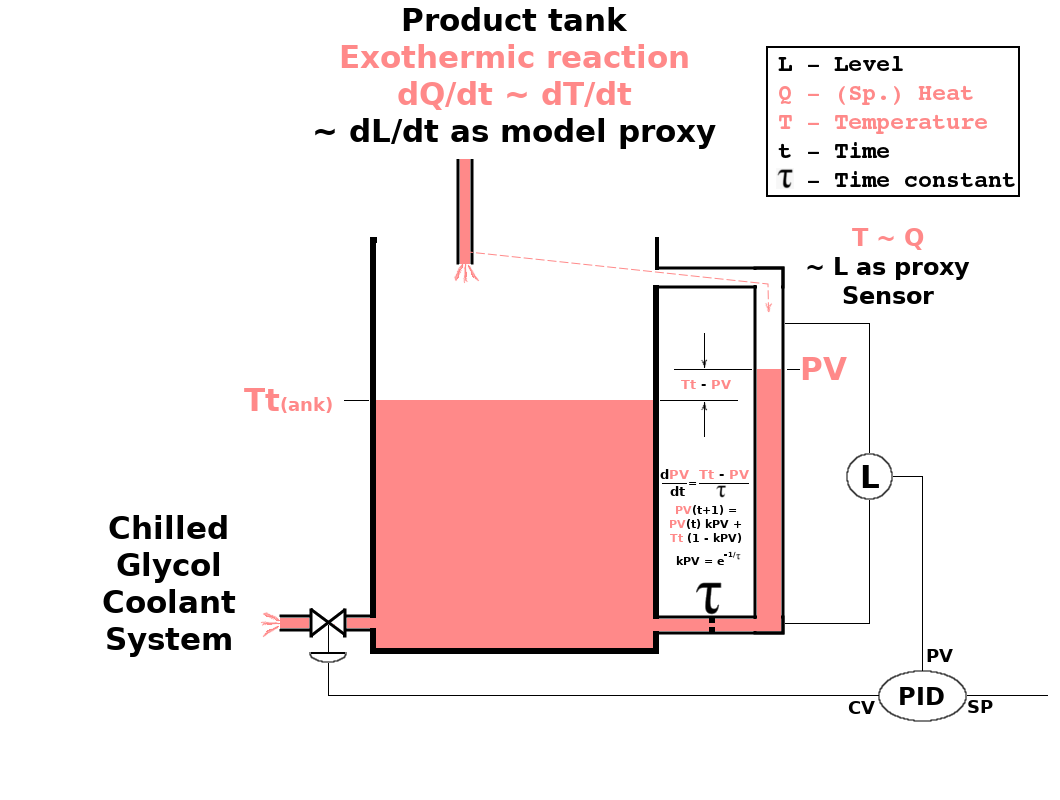
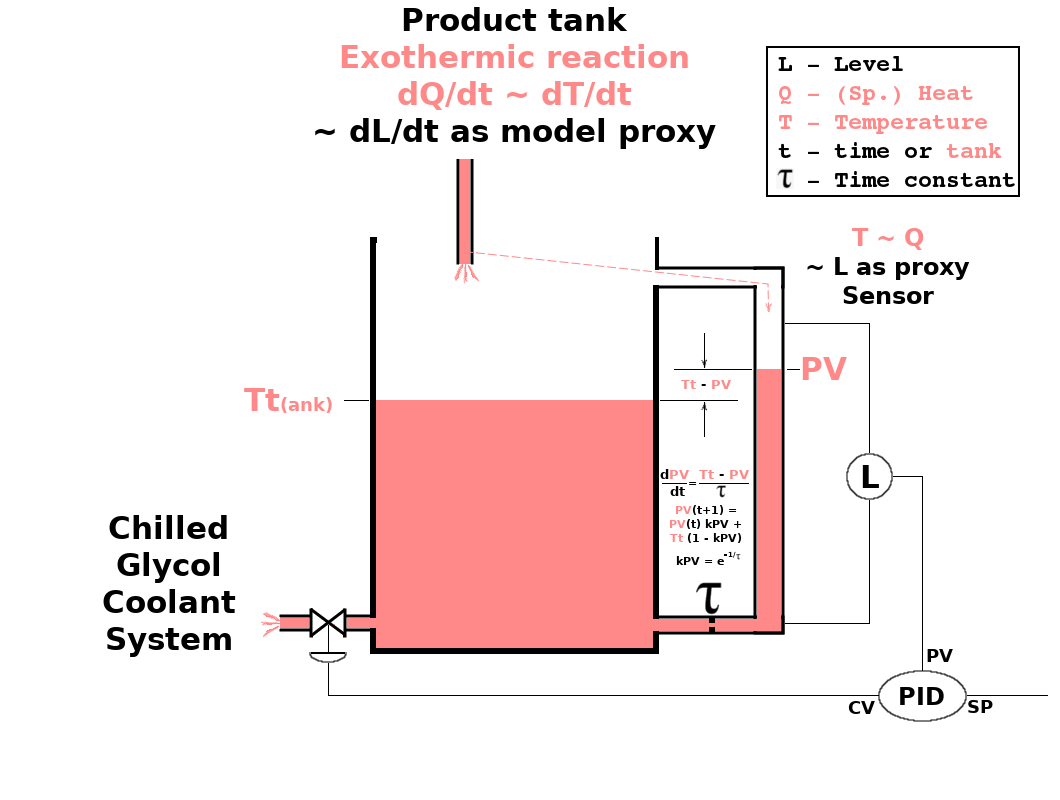
Layers edited between the first and the second 1060x800 image:
painted on "L - Level ..." over [834, 143, 1002, 158]
